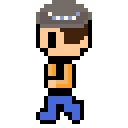
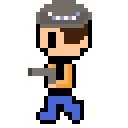
Two versions of the same layered image (128 × 128). Layer-by-layer changes:
painted on "Layer 2" over <box>28,68,56,84</box>
